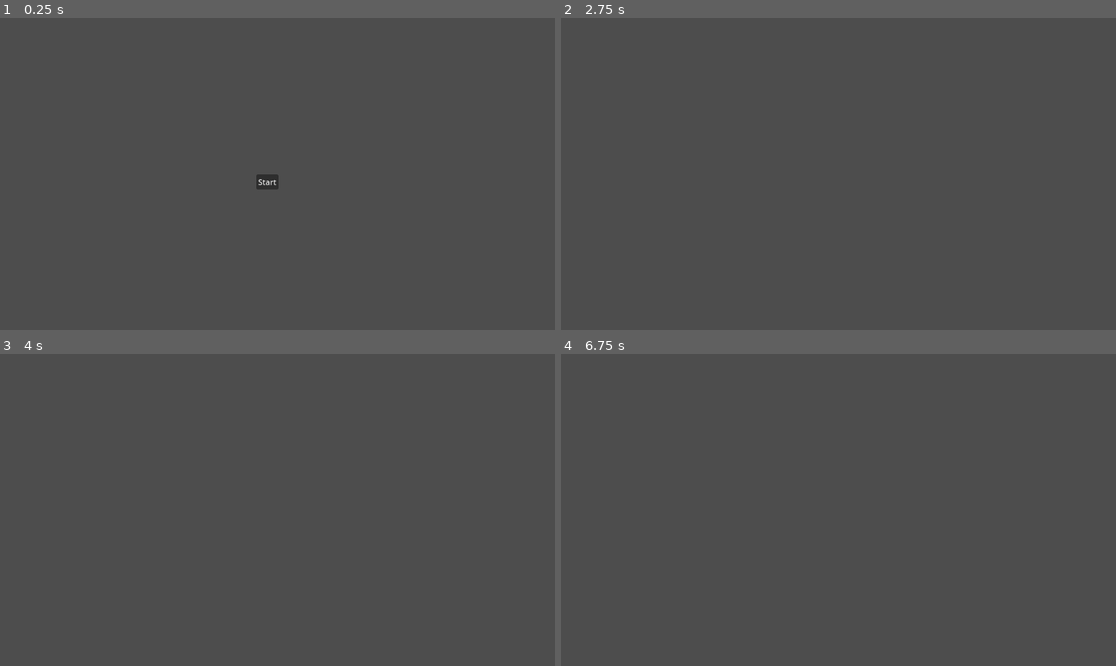
Above: before the commit, frames 1-4 (two rows, left to right).
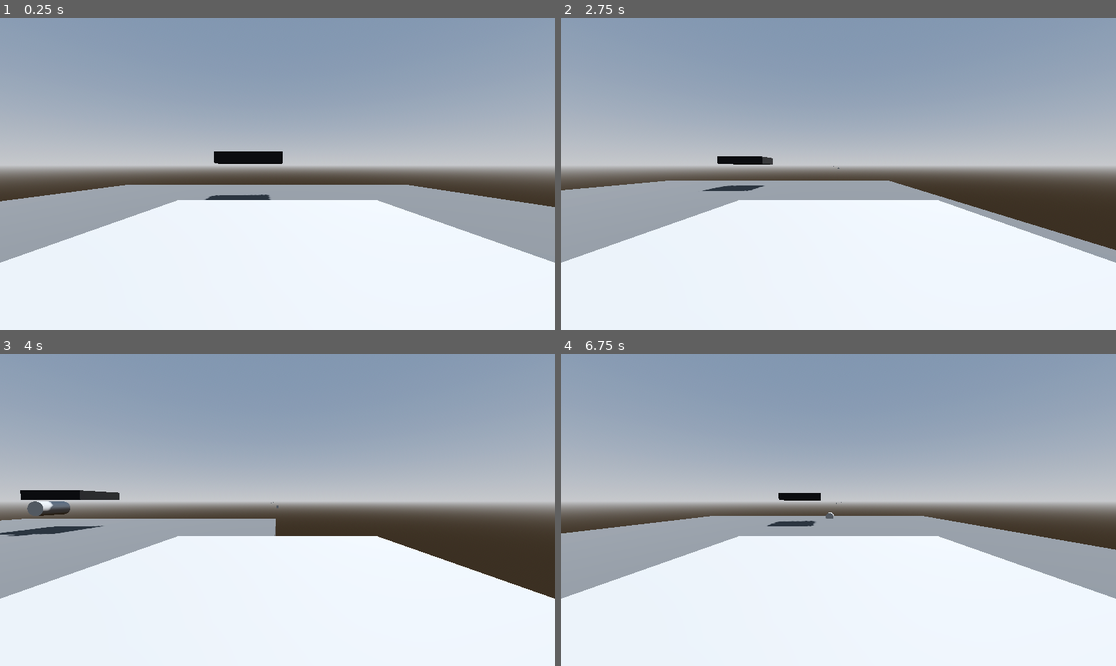
Above: after the commit, the same moments.

Repository: KippTheKippster/TNM059-Projekt
Game: Godot game, scene res://main/game/game.tscn
Two runs of this game, one before a commit and one after it. Both use one fixed random seed, a clock stepped at 60 frames per second and the inputs below. Before the commit the project starts from res://main/menu/menu.tscn.
Inputs (mouse positions are in pixels of both pictures, inside the frame that each line leads up to):
- Up to frame 1 (0.25 s): no input
- Up to frame 2 (2.75 s): click (827, 183) at 0.5 s, where only the run before the commit has a clickable "Start"; tap Enter at 1.25 s; hold Right (ui_right) 1.28-2.03 s; tap Space (shoot, bound only after the commit) at 1.35, 2.1 s; hold Down (ui_down) from 2.03 s (still down)
- Up to frame 3 (4 s): release Down (ui_down) at 2.78 s; hold Right (ui_right) 2.78-3.53 s; tap Space (shoot, bound only after the commit) at 2.85, 3.6 s; hold Up (ui_up) from 3.53 s (still down)
- Up to frame 4 (6.75 s): release Up (ui_up) at 4.28 s; hold Left (ui_left) 4.28-5.78 s; tap Space (shoot, bound only after the commit) every 0.75 s from 4.35 to 6.6 s; hold Down (ui_down) 5.78-6.53 s; hold Right (ui_right) from 6.53 s (still down)

The runs differ from the first frame. In frame 1, 97% of the frame differs, in the area x 0-100%, y 0-100%; in frame 2, 98%; in frame 3, 98%; in frame 4, 97%.

Commit message:
Add player.

Diff:
--- /dev/null
+++ b/enemy/enemy.gd
@@ -0,0 +1,10 @@
+extends CharacterBody3D
+
+const BULLET = preload("res://player/bullet.tscn")
+@onready var shoot_marker_3d = $ShootMarker3D
+
+func _on_shoot_cooldown_timer_timeout():
+	var bullet = BULLET.instantiate()
+	add_sibling(bullet)
+	bullet.global_position = shoot_marker_3d.global_position
+	bullet.global_rotation = global_rotation
--- /dev/null
+++ b/enemy/enemy.tscn
@@ -0,0 +1,56 @@
+[gd_scene load_steps=6 format=3 uid="uid://eweijww3514t"]
+
+[ext_resource type="Script" path="res://enemy/enemy.gd" id="1_32pg7"]
+
+[sub_resource type="BoxShape3D" id="BoxShape3D_diksx"]
+size = Vector3(1.8642, 1, 2)
+
+[sub_resource type="VisualShaderNodeColorConstant" id="VisualShaderNodeColorConstant_j5klh"]
+constant = Color(0.10748, 0.10748, 0.10748, 1)
+
+[sub_resource type="VisualShader" id="VisualShader_h8tn1"]
+code = "shader_type spatial;
+render_mode blend_mix, depth_draw_opaque, cull_back, diffuse_lambert, specular_schlick_ggx;
+
+
+
+
+void fragment() {
+// ColorConstant:2
+	vec4 n_out2p0 = vec4(0.107480, 0.107480, 0.107480, 1.000000);
+
+
+// Output:0
+	ALBEDO = vec3(n_out2p0.xyz);
+
+
+}
+"
+graph_offset = Vector2(93.9371, 62.7227)
+nodes/fragment/2/node = SubResource("VisualShaderNodeColorConstant_j5klh")
+nodes/fragment/2/position = Vector2(100, 140)
+nodes/fragment/connections = PackedInt32Array(2, 0, 0, 0)
+
+[sub_resource type="ShaderMaterial" id="ShaderMaterial_6c1yf"]
+render_priority = 0
+shader = SubResource("VisualShader_h8tn1")
+
+[node name="Enemy" type="CharacterBody3D"]
+script = ExtResource("1_32pg7")
+
+[node name="CollisionShape3D" type="CollisionShape3D" parent="."]
+transform = Transform3D(1, 0, 0, 0, 1, 0, 0, 0, 1, 0, 0, -0.5)
+shape = SubResource("BoxShape3D_diksx")
+
+[node name="CSGBox3D" type="CSGBox3D" parent="."]
+transform = Transform3D(1, 0, 0, 0, 1, 0, 0, 0, 1, 0, -0.323486, -0.567627)
+material_override = SubResource("ShaderMaterial_6c1yf")
+size = Vector3(2, 0.353, 2.13525)
+
+[node name="ShootMarker3D" type="Marker3D" parent="."]
+transform = Transform3D(1, 0, 0, 0, 1, 0, 0, 0, 1, 0, -0.81133, -1.66886)
+
+[node name="ShootCooldownTimer" type="Timer" parent="."]
+autostart = true
+
+[connection signal="timeout" from="ShootCooldownTimer" to="." method="_on_shoot_cooldown_timer_timeout"]
--- a/main/game/game.tscn
+++ b/main/game/game.tscn
@@ -1,11 +1,41 @@
-[gd_scene load_steps=2 format=3 uid="uid://bu6bypayly4ur"]
+[gd_scene load_steps=7 format=3 uid="uid://bu6bypayly4ur"]
+
+[ext_resource type="PackedScene" uid="uid://vyiym37a71px" path="res://player/player.tscn" id="1_a5iyr"]
+[ext_resource type="PackedScene" uid="uid://eweijww3514t" path="res://enemy/enemy.tscn" id="2_e4h2g"]
+
+[sub_resource type="ProceduralSkyMaterial" id="ProceduralSkyMaterial_utwrp"]
+sky_horizon_color = Color(0.64625, 0.65575, 0.67075, 1)
+ground_horizon_color = Color(0.64625, 0.65575, 0.67075, 1)
+
+[sub_resource type="Sky" id="Sky_ujc8i"]
+sky_material = SubResource("ProceduralSkyMaterial_utwrp")
+
+[sub_resource type="Environment" id="Environment_ieild"]
+background_mode = 2
+sky = SubResource("Sky_ujc8i")
+tonemap_mode = 2
+glow_enabled = true
 
 [sub_resource type="StandardMaterial3D" id="StandardMaterial3D_1h3m5"]
 albedo_color = Color(0.286275, 0.286275, 0.286275, 1)
 
 [node name="Game" type="Node3D"]
 
+[node name="WorldEnvironment" type="WorldEnvironment" parent="."]
+environment = SubResource("Environment_ieild")
+
+[node name="DirectionalLight3D" type="DirectionalLight3D" parent="."]
+transform = Transform3D(-0.866023, -0.433016, 0.250001, 0, 0.499998, 0.866027, -0.500003, 0.749999, -0.43301, 0, 0, 0)
+shadow_enabled = true
+
 [node name="CSGBox3D" type="CSGBox3D" parent="."]
 transform = Transform3D(1, 0, 0, 0, 1, 0, 0, 0, 1, 0.37915, -0.229004, -0.215576)
 material_override = SubResource("StandardMaterial3D_1h3m5")
+use_collision = true
 size = Vector3(16.0112, 0.541992, 15)
+
+[node name="Player" parent="." instance=ExtResource("1_a5iyr")]
+transform = Transform3D(1, 0, 0, 0, 1, 0, 0, 0, 1, 0.976923, 0.95635, 3.42079)
+
+[node name="Enemy" parent="." instance=ExtResource("2_e4h2g")]
+transform = Transform3D(-0.996249, 0, -0.0865299, 0, 1, 0, 0.0865299, 0, -0.996249, 0, 1.71225, -3.78559)
--- /dev/null
+++ b/player/bullet.gd
@@ -0,0 +1,9 @@
+extends Node3D
+
+@export var speed: float
+
+func _process(delta):
+	position += basis * Vector3.FORWARD * speed * delta
+
+func _on_timer_timeout():
+	queue_free()
--- /dev/null
+++ b/player/bullet.tscn
@@ -0,0 +1,18 @@
+[gd_scene load_steps=2 format=3 uid="uid://csaj0s56a6jcj"]
+
+[ext_resource type="Script" path="res://player/bullet.gd" id="1_s51lb"]
+
+[node name="Bullet" type="Node3D"]
+script = ExtResource("1_s51lb")
+speed = 100.0
+
+[node name="CSGCylinder3D" type="CSGCylinder3D" parent="."]
+transform = Transform3D(0.5, 0, 0, 0, -2.18557e-08, 0.5, 0, -0.5, -2.18557e-08, 0, 0, 0)
+sides = 32
+
+[node name="Timer" type="Timer" parent="."]
+wait_time = 3.0
+one_shot = true
+autostart = true
+
+[connection signal="timeout" from="Timer" to="." method="_on_timer_timeout"]
--- /dev/null
+++ b/player/player.gd
@@ -0,0 +1,42 @@
+extends CharacterBody3D
+
+
+const SPEED = 5.0
+const JUMP_VELOCITY = 4.5
+
+const BULLET = preload("res://player/bullet.tscn")
+
+@onready var shoot_cooldown_timer = $ShootCooldownTimer
+@onready var shoot_marker_3d = $ShootMarker3D
+
+var can_shoot: bool = true
+
+# Get the gravity from the project settings to be synced with RigidBody nodes.
+var gravity = ProjectSettings.get_setting("physics/3d/default_gravity")
+
+func _process(delta):
+	if Input.is_action_just_pressed("shoot") and can_shoot:
+		var bullet = BULLET.instantiate()
+		add_sibling(bullet)
+		bullet.global_position = shoot_marker_3d.global_position
+		bullet.global_rotation = global_rotation
+		can_shoot = false
+		shoot_cooldown_timer.start()
+
+func _physics_process(delta):
+	# Get the input direction and handle the movement/deceleration.
+	# As good practice, you should replace UI actions with custom gameplay actions.
+	var input_dir = Input.get_vector("ui_left", "ui_right", "ui_up", "ui_down")
+	var direction = (transform.basis * Vector3(input_dir.x, 0, input_dir.y)).normalized()
+	if direction:
+		velocity.x = direction.x * SPEED
+		velocity.z = direction.z * SPEED
+	else:
+		velocity.x = move_toward(velocity.x, 0, SPEED)
+		velocity.z = move_toward(velocity.z, 0, SPEED)
+
+	move_and_slide()
+
+
+func _on_shoot_cooldown_timer_timeout():
+	can_shoot = true
--- /dev/null
+++ b/player/player.tscn
@@ -0,0 +1,29 @@
+[gd_scene load_steps=3 format=3 uid="uid://vyiym37a71px"]
+
+[ext_resource type="Script" path="res://player/player.gd" id="1_wbiqq"]
+
+[sub_resource type="BoxShape3D" id="BoxShape3D_fhyyo"]
+size = Vector3(1.8642, 1, 2)
+
+[node name="Player" type="CharacterBody3D"]
+script = ExtResource("1_wbiqq")
+
+[node name="Camera3D" type="Camera3D" parent="."]
+transform = Transform3D(1, 0, 0, 0, 0.999071, 0.0430963, 0, -0.0430963, 0.999071, 0, 0.20401, 0.407236)
+
+[node name="CollisionShape3D" type="CollisionShape3D" parent="."]
+transform = Transform3D(1, 0, 0, 0, 1, 0, 0, 0, 1, -0.058136, 0, -0.5)
+shape = SubResource("BoxShape3D_fhyyo")
+
+[node name="CSGBox3D" type="CSGBox3D" parent="."]
+transform = Transform3D(1, 0, 0, 0, 1, 0, 0, 0, 1, 0, -0.323486, -0.567627)
+size = Vector3(2, 0.353, 2.13525)
+
+[node name="ShootMarker3D" type="Marker3D" parent="."]
+transform = Transform3D(1, 0, 0, 0, 1, 0, 0, 0, 1, 0, -0.81133, -1.66886)
+
+[node name="ShootCooldownTimer" type="Timer" parent="."]
+wait_time = 0.1
+one_shot = true
+
+[connection signal="timeout" from="ShootCooldownTimer" to="." method="_on_shoot_cooldown_timer_timeout"]
--- a/project.godot
+++ b/project.godot
@@ -11,10 +11,18 @@
 [application]
 
 config/name="TNM059-Projekt"
-run/main_scene="res://main/menu/menu.tscn"
+run/main_scene="res://main/game/game.tscn"
 config/features=PackedStringArray("4.2", "Forward Plus")
 config/icon="res://icon.svg"
 
 [dotnet]
 
 project/assembly_name="TNM059-Projekt"
+
+[input]
+
+shoot={
+"deadzone": 0.5,
+"events": [Object(InputEventKey,"resource_local_to_scene":false,"resource_name":"","device":-1,"window_id":0,"alt_pressed":false,"shift_pressed":false,"ctrl_pressed":false,"meta_pressed":false,"pressed":false,"keycode":0,"physical_keycode":32,"key_label":0,"unicode":32,"echo":false,"script":null)
+]
+}
Not shown, changed: assets/cockpit.blend.import
Not shown, changed: assets/cockpit.blend
Not shown, changed: assets/cockpit.blend1
